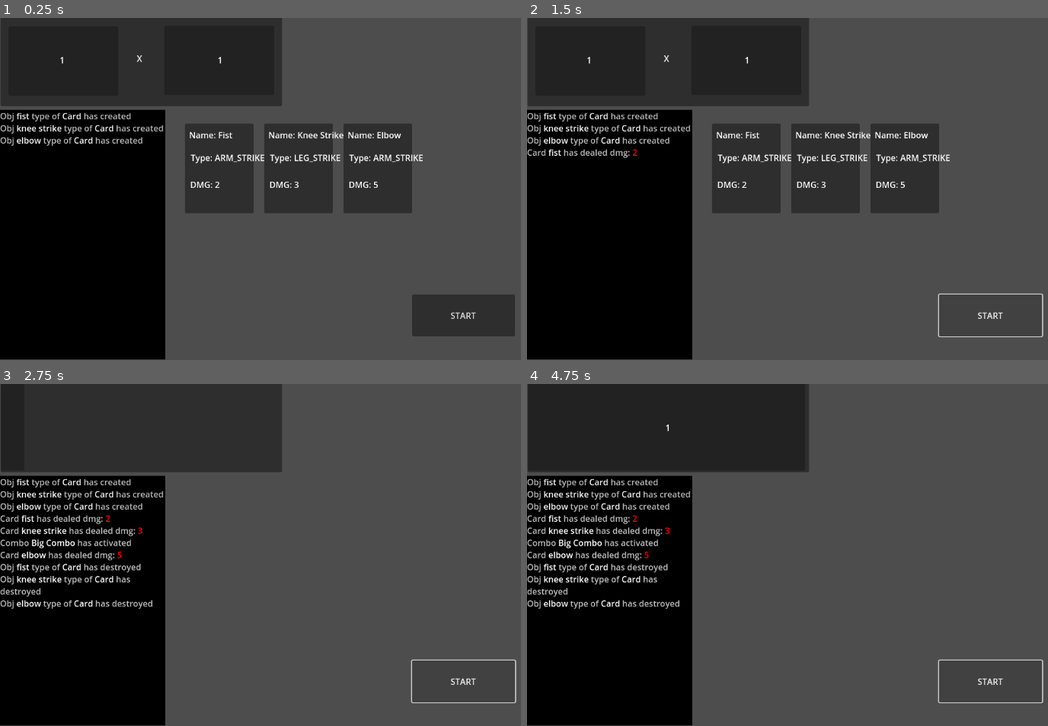
Above: before the commit, frames 1-4 (two rows, left to right).
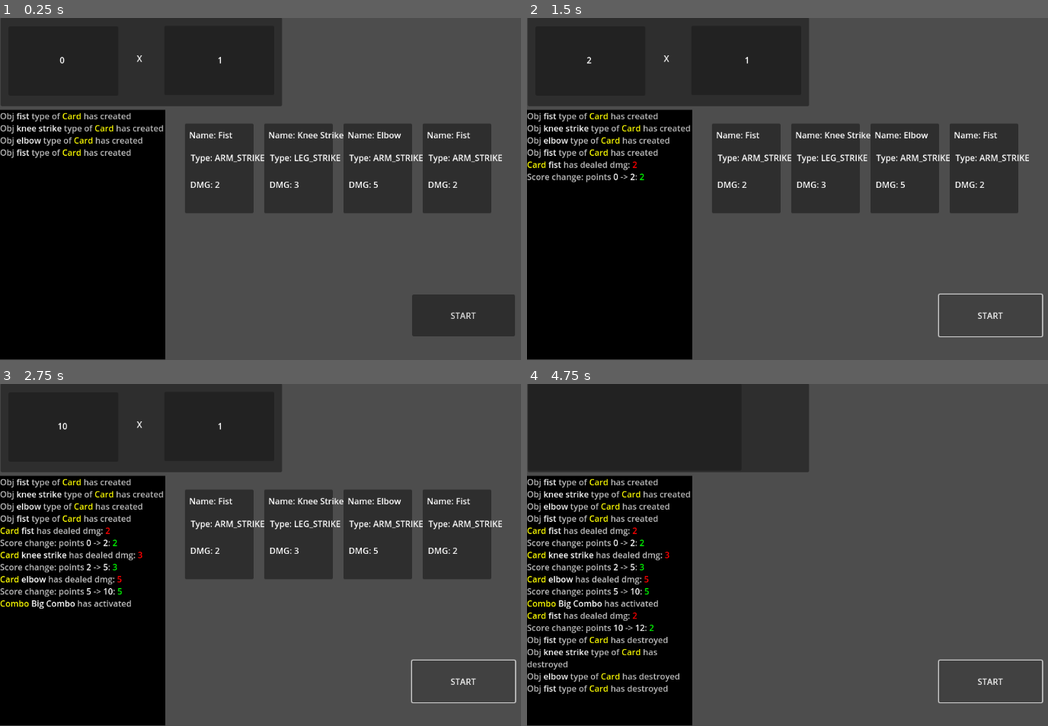
Above: after the commit, the same moments.

Repository: C0ldSt33l/Fighting-Card-Game
Game: Godot game, scene res://test_scene.tscn
Same seed, same stepped clock (60 frames per second), same inputs: the game is played once before the commit and once after it.
Inputs:
- Up to frame 1 (0.25 s): no input
- Up to frame 2 (1.5 s): click "START" at 0.5 s; click "START" at 1.25 s
- Up to frame 3 (2.75 s): click "START" at 2 s
- Up to frame 4 (4.75 s): tap Enter at 3.5 s; tap Space at 4.25 s

The runs differ from the first frame. In frame 1, 3.7% of the frame differs, in the area x 0-97%, y 11-58%; in frame 2, 4.2%; in frame 3, 16%, in the area x 0-97%, y 10-66%; in frame 4, 4.4%.
Error before the commit: Out of bounds get index '0' (on base: 'Array[Card]') (res://test_scene.gd:62)
Error after the commit: Out of bounds get index '0' (on base: 'Array[Card]') (res://test_scene.gd:70)

Commit message:
add score updating when card is played, export vars in `Logger` and some changes

Diff:
--- a/combo/combo.gd
+++ b/combo/combo.gd
@@ -1,7 +1,6 @@
 
 class_name Combo
-
-# TODO: remake combo config and combo creation in test scene
+extends Resource
 
 var name: String
 var description: String
@@ -25,6 +24,10 @@
 	get(): return self.cards.size()
 
 # TODO: Maybe need to make it as seperate class `Effect`
+# TODO: Add `activation time`:
+# - Before card playing
+# - While card playing
+# - After card playing
 var effect: Callable
 
 
@@ -56,10 +59,18 @@
 	self.played.emit(self)
 
 
-func count_card_by_tag(tag: String, val, match: Callable) -> int:
+func count_card_by_tag(tag: String) -> int:
 	var count := 0
 	for c in self.cards:
-		if !match.call(val, c.get_tag_val(tag)): continue
+		if !c.has_tag(tag): continue
+		count += 1
+	return count
+
+
+func count_card_by_tag_val(tag: String, match: Callable) -> int:
+	var count := 0
+	for c in self.cards:
+		if !match.call(c.get_tag_val(tag)): continue
 		count += 1
 	return count
 
--- a/combo/combo_factory.gd
+++ b/combo/combo_factory.gd
@@ -3,17 +3,19 @@
 # NOTE: Maybe will need to create simple parser for
 # combo patterns to expend its variations
 static func create(
-    name: String,
-    cards: Array[Card]
+	name: String,
+	cards: Array[Card]
 ) -> Combo:
-    var i := 0
-    for card_pattern in Combos.get_combo_patterns(name):
-        var card := cards[i]
-        for prop in card_pattern:
-            if card.get_tag_val(prop) != card_pattern[prop]:
-                return null
-        i += 1
+	var i := 0
+	var patterns := Combos.get_combo_patterns(name)
+	if cards.size() < patterns.size(): return null # change if combo will has variant length
+	for card_pattern in patterns:
+		var card := cards[i]
+		for prop in card_pattern:
+			if card.get_tag_val(prop) != card_pattern[prop]:
+				return null
+		i += 1
 
-    var config := Combos.get_combo_config(name).duplicate(true)
-    config.erase('patterns')
-    return Combo.new(name, cards.slice(0, i), config)
+	var config := Combos.get_combo_config(name).duplicate(true)
+	config.erase('patterns')
+	return Combo.new(name, cards.slice(0, i), config)
--- a/counter/counter.gd
+++ b/counter/counter.gd
@@ -2,22 +2,22 @@
 class_name Counter
 
 
-var Panel_points: Panel
-var Label_points :Label
+@onready var Panel_points := $Panel/Panel_point as Panel
+@onready var Label_points := $Panel/Panel_point/points as Label
 
-var Panel_mult: Panel
-var Label_multipliter :Label
+@onready var Panel_mult := $Panel/panel_mult as Panel
+@onready var Label_multipliter := $Panel/panel_mult/multiplier as Label
 
-var Label_x : Label
+@onready var Label_x := $X as Label
 
-var final_points_panel: Panel
-var final_points_label:Label
+@onready var final_points_panel := $final_points as Panel
+@onready var final_points_label := $final_points/final_point as Label
 
 var final_points = 0
-var point :int = 1  :
+@onready var points: int = 0 :
 	set = set_points
-var multipliter :int = 1 :
-	set = set_multipliter
+@onready var multiplier: int = 0 :
+	set = set_multiplier
 
 var is_result_calculated: bool = false
 
@@ -28,40 +28,30 @@
 
 
 func _ready() -> void:
-	Label_x = get_node("X")
-
-	Panel_points = get_node("Panel/Panel_point")
-	Panel_mult = get_node("Panel/panel_mult")
-
-	Label_points = get_node("Panel/Panel_point/points")
-	Label_multipliter = get_node("Panel/panel_mult/multiplier")
-
-	final_points_panel = get_node("final_points")
-	final_points_label = get_node("final_points/final_point")
-
-	Label_points.text = str(point)
-	Label_multipliter.text = str(multipliter)
+	self.points = 0
+	self.multiplier = 1
 
 	final_points_panel.visible = false
 	final_points_label.visible = false
 
 
-
 func set_points(value: int)-> void:
-	self.points_changed.emit(self.point, value, value - self.point)
-	point = value
+	self.points_changed.emit(self.points, value, value - self.points)
+	points = value
+	Label_points.text = str(points)
 
 func get_points()-> int:
-	return point
+	return points
 
 
-func set_multipliter(value: int)-> void:
-	self.multiplier_changed.emit(self.multipliter, value, value - self.multipliter)
-	multipliter = value
+func set_multiplier(value: int)-> void:
+	self.multiplier_changed.emit(self.multiplier, value, value - self.multiplier)
+	multiplier = value
+	Label_multipliter.text = str(multiplier)
 
 
 func get_multipliter()-> int:
-	return multipliter
+	return multiplier
 
 func final_result()-> void:
 	is_result_calculated = true #хрень которую надо соркатить
@@ -76,5 +66,5 @@
 	while(final_points_panel.size.x<=520):
 		await get_tree().create_timer(0.01).timeout
 		final_points_panel.size.x =final_points_panel.size.x + 4
-	final_points = point * multipliter
+	final_points = points * multiplier
 	final_points_label.text = str(final_points)
--- a/logger/logger.gd
+++ b/logger/logger.gd
@@ -1,23 +1,36 @@
 class_name Logger
 extends RichTextLabel
 
-var OBJ_PLACEHOLDER := 'Obj %s type of %s' % [colorful('%s', Color.WHITE), colorful('%s', Color.WHITE)]
+@export_category('Text Colors')
+@export var TEXT_DEFAULT_COLOR := Color.GRAY
+@export var TYPE_COLOR := Color.YELLOW
+@export var OBJ_NAME_COLOR := Color.WHITE
+@export var SCORE_OLD_VAL_COLOR := Color.WHITE
+@export var SCORE_NEW_VAL_COLOR := Color.WHITE
+@export var SCORE_DIFF_COLOR := Color.GREEN
+@export var SCORE_NEGATIVE_DIFF_COLOR := Color.RED
+@export var EFFECT_NAME_COLOR := Color.ORANGE
+@export var DMG_COLOR := Color.RED
+
+var OBJ_PLACEHOLDER := 'Obj %s type of %s' % [colorful('%s', OBJ_NAME_COLOR), colorful('%s', TYPE_COLOR)]
 
 '''
 Possible colorful log elements:
-- log type
-- obj name
-- obj type
+- log type: ?
+- obj name: white
+- obj type: ? (maybe yellow)
 - Score:
-	- old val
-	- new val
-	- diff
+	- old val: white
+	- new val: white
+	- diff: green
+	- negative diff: red
+- effect name: orange
 '''
 
 
 func _ready() -> void:
 	self.bbcode_enabled = true
-	self.add_theme_color_override('default_color', Color.GRAY)
+	self.add_theme_color_override('default_color', TEXT_DEFAULT_COLOR)
 
 
 func put_text(text: String) -> void:
@@ -30,30 +43,30 @@
 
 
 func change_points_log(old: int, new: int, diff: int) -> void:
-	var diff_color := Color.RED if diff < 0 else Color.GREEN
-	var placeholder := 'Score change: points %s -> %s: %s' % [colorful('%d', Color.WHITE), colorful('%d', Color.WHITE), colorful('%d', diff_color)]
+	var diff_color := SCORE_NEGATIVE_DIFF_COLOR if diff < 0 else SCORE_DIFF_COLOR
+	var placeholder := 'Score change: points %s -> %s: %s' % [colorful('%d', SCORE_OLD_VAL_COLOR), colorful('%d', SCORE_NEW_VAL_COLOR), colorful('%d', diff_color)]
 	self.put_text(placeholder % [old, new, diff])
 
 
 func change_multiplier_log(old: int, new: int, diff: int) -> void:
 	var diff_color := Color.RED if diff < 0 else Color.GREEN
-	var placeholder := 'Score change: multiplier %s -> %s: %s' % [colorful('%d', Color.WHITE), colorful('%d', Color.WHITE), colorful('%d', diff_color)]
+	var placeholder := 'Score change: multiplier %s -> %s: %s' % [colorful('%d', SCORE_OLD_VAL_COLOR), colorful('%d', SCORE_NEW_VAL_COLOR), colorful('%d', diff_color)]
 	self.put_text(placeholder % [old, new, diff])
 
 
 func change_total_score_log(old: int, new: int, diff: int) -> void:
 	var diff_color := Color.RED if diff < 0 else Color.GREEN
-	var placeholder := 'Score change: total score %s -> %s: %s' % [colorful('%d', Color.WHITE), colorful('%d', Color.WHITE), colorful('%d', diff_color)]
+	var placeholder := 'Score change: total score %s -> %s: %s' % [colorful('%d', SCORE_OLD_VAL_COLOR), colorful('%d', SCORE_NEW_VAL_COLOR), colorful('%d', diff_color)]
 	self.put_text(placeholder % [old, new, diff])
 
 
 func card_has_played_log(card: Card) -> void:
-	var placeholder := 'Card ' + colorful('%s', Color.WHITE) + ' has dealed dmg: ' + colorful('%d', Color.RED)
+	var placeholder := colorful('Card ', TYPE_COLOR) + colorful('%s', OBJ_NAME_COLOR) + ' has dealed dmg: ' + colorful('%d', DMG_COLOR)
 	self.put_text(placeholder % [card.card_name, card.dmg])
 
 
 func combo_has_activated(combo: Combo) -> void:
-	var placeholder := 'Combo' + colorful(' %s ', Color.WHITE) + 'has activated'
+	var placeholder := colorful('Combo', TYPE_COLOR) + colorful(' %s ', OBJ_NAME_COLOR) + 'has activated'
 	self.put_text(placeholder % [combo.name])
 
 
--- a/test_scene.gd
+++ b/test_scene.gd
@@ -9,12 +9,17 @@
 
 var available_combos: Array = Combos.COMBOS.keys()
 var combos_on_table: Array[Combo] = []
+var cur_combo: Combo :
+	set(val): return
+	get(): return null if self.combos_on_table.size() == 0 else self.combos_on_table[0]
 
 
 func _ready() -> void:
-	self.counter.points_changed.connect(self.logger.change_points_log)
-	self.counter.points_changed.connect(self.logger.change_multiplier_log)
-	self.counter.points_changed.connect(self.logger.change_total_score_log)
+	self.connect_sygnals(self.counter, {
+		'points_changed': self.logger.change_points_log,
+		'multiplier_changed': self.logger.change_multiplier_log,
+		'total_score_changed': self.logger.change_total_score_log,
+	})
 
 	var configs := [
 		{
@@ -31,6 +36,11 @@
 			'card_name': 'elbow',
 			'type': Card.ACTION_TYPE.ARM_STRIKE,
 			'dmg': 5
+		},
+		{
+			'card_name': 'fist',
+			'type': Card.ACTION_TYPE.ARM_STRIKE,
+			'dmg': 2
 		},
 	]
 	var spawn_pos := Vector2(350, 200)
@@ -56,15 +66,17 @@
 	self.cards_on_table.clear()
 
 
-#! CRITICAL: Will cause errors if 1+ cards,
-#! that not binded to a combo, stay at the end
 func play_card() -> void:
 	var card := self.cards_on_table[self.cur_card]
-	var combo := self.combos_on_table[0]
+	var combo := self.cur_combo
 
-	if card == combo.activation_card:
+	card.play()
+	self.counter.points += card.dmg
+	print('points: ' + str(self.counter.points))
+	print('multilier: : ' + str(self.counter.multiplier))
+	if combo and card == combo.activation_card:
 		combo.apply_effect()
-	card.play()
+		self.combos_on_table.erase(combo)
 
 	self.cur_card += 1
 	if self.cur_card == self.cards_on_table.size():
@@ -77,9 +89,11 @@
 		func (c: Card) -> void:
 			c.add_tags(config)
 			c.position = pos
-			c.created.connect(self.logger.obj_has_created_log)
-			c.played.connect(self.logger.card_has_played_log)
-			c.destroyed.connect(self.logger.obj_has_destroyed_log)
+			c = self.connect_sygnals(c, {
+				'created': self.logger.obj_has_created_log,
+				'played': self.logger.card_has_played_log,
+				'destroyed': self.logger.obj_has_destroyed_log,
+			})
 	)
 
 	self.cards_on_table.append(card)
@@ -112,15 +126,22 @@
 
 		i += step
 
-	print('combo size: ', )
-
 
 func create_combo(name: StringName, cards: Array[Card]) -> Combo:
 	var combo := ComboFactory.create(name, cards)
 	if combo == null: return null
 
-	combo.played.connect(self.logger.combo_has_activated)
-	combo.created.connect(self.logger.obj_has_created_log)
-	combo.destroyed.connect(self.logger.obj_has_destroyed_log)
+	self.connect_sygnals(combo, {
+		'created': self.logger.obj_has_created_log,
+		'played': self.logger.combo_has_activated,
+		'destroyed': self.logger.obj_has_destroyed_log,
+	})
 
 	return combo
+
+
+func connect_sygnals(obj: Variant, what_to_what: Dictionary) -> Variant:
+	for s in what_to_what:
+		obj[s].connect(what_to_what[s])
+
+	return obj
